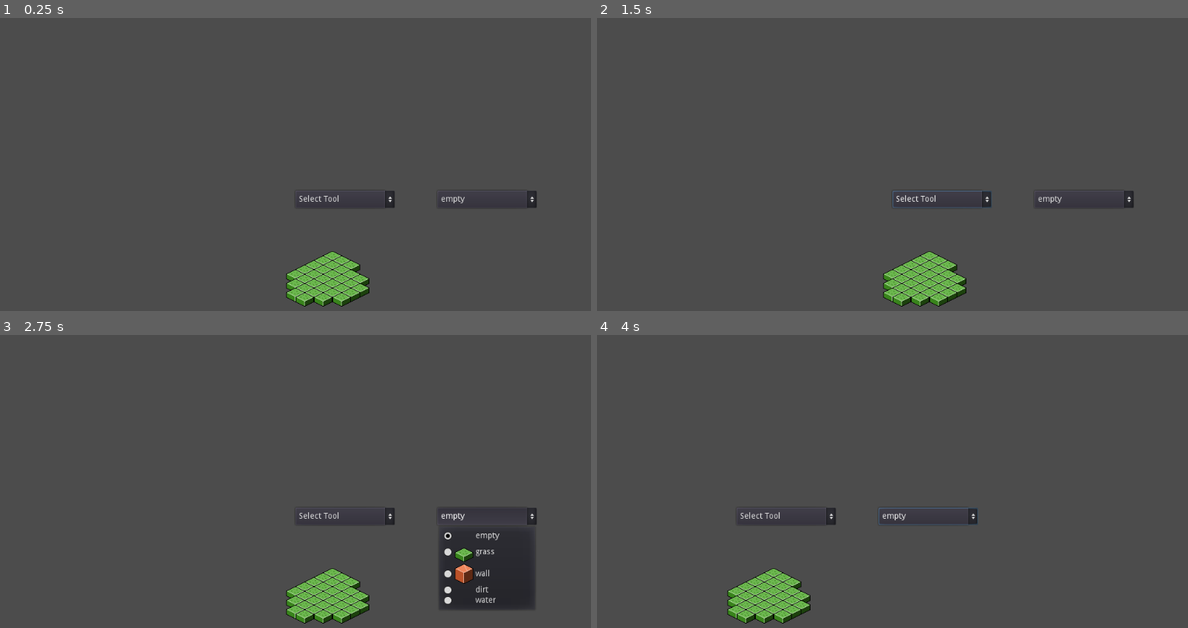
Above: before the commit, frames 1-4 (two rows, left to right).
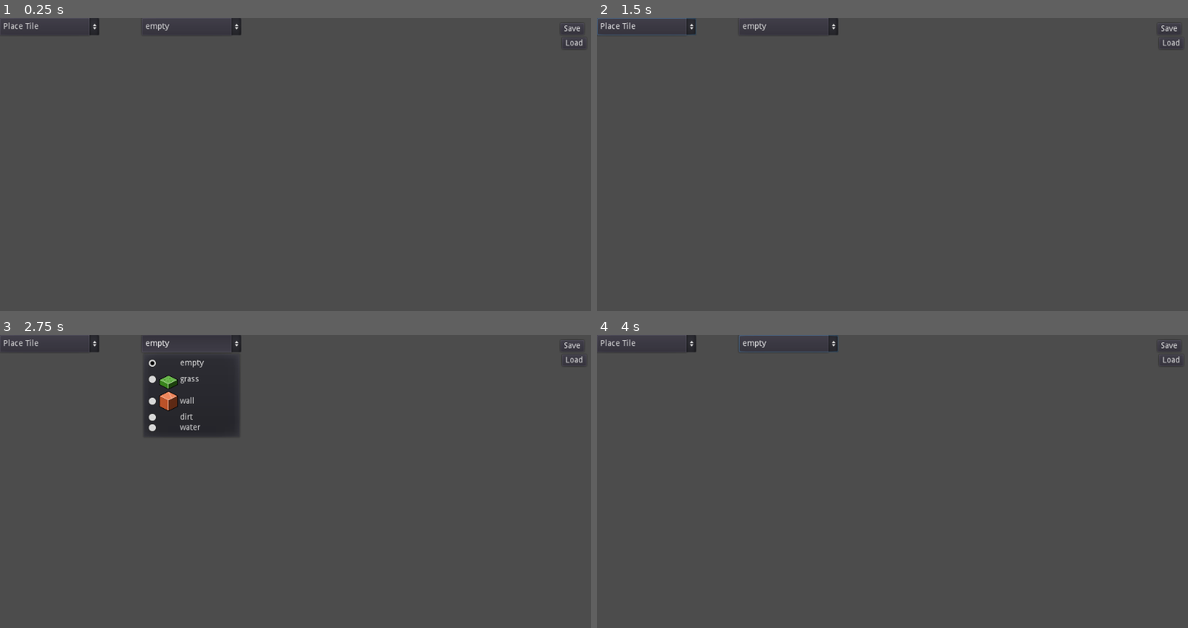
Above: after the commit, the same moments.

Repository: Lerrrtaste/project-minigolf-3
Game: Godot game, scene res://scenes/editor/Editor.tscn
Same seed, same stepped clock (60 frames per second), same inputs: the game is played once before the commit and once after it. This scene is started directly instead of the project's main scene.
Inputs (mouse positions are in pixels of both pictures, inside the frame that each line leads up to):
- Up to frame 1 (0.25 s): no input
- Up to frame 2 (1.5 s): click "Select Tool" (after the commit: "Place Tile") at 0.5 s; click (1170, 29) at 1.25 s, where only the run after the commit has a clickable "Save"
- Up to frame 3 (2.75 s): click "empty" at 2 s
- Up to frame 4 (4 s): click (1170, 361) at 2.75 s, where only the run after the commit has a clickable "Load"; tap Enter at 3.5 s; move the mouse to (1022, 490) at 3.52 s; hold D from 3.53 s (still down); click (1022, 490) at 3.67 s

The runs differ from the first frame. In frame 1, 2.7% of the frame differs, in the area x 0-99%, y 0-99%; in frame 2, 2.7%; in frame 3, 11%; in frame 4, 2.7%.

Commit message:
Editor Tools working; Added Start and Finish map Objects with sprites; Added Cursor in editor for both;

Diff:
--- a/godot_project/objects/map/Map.tscn
+++ b/godot_project/objects/map/Map.tscn
@@ -11,4 +11,3 @@
 tile_set = ExtResource( 2 )
 cell_size = Vector2( 32, 16 )
 format = 1
-tile_data = PoolIntArray( 327689, 0, 0, 327690, 0, 0, 327691, 0, 0, 393225, 0, 0, 393226, 0, 0, 393227, 0, 0, 393228, 0, 0, 393229, 0, 0, 458761, 0, 0, 458762, 0, 0, 458763, 0, 0, 458764, 0, 0, 458765, 0, 0, 458766, 0, 0, 524297, 0, 0, 524298, 0, 0, 524299, 0, 0, 524300, 0, 0, 524301, 0, 0, 524302, 0, 0, 589833, 0, 0, 589834, 0, 0, 589835, 0, 0, 589836, 0, 0, 589837, 0, 0, 589838, 0, 0, 655370, 0, 0, 655371, 0, 0, 655372, 0, 0, 655373, 0, 0, 720907, 0, 0, 720908, 0, 0 )
--- a/godot_project/objects/map/map.gd
+++ b/godot_project/objects/map/map.gd
@@ -4,6 +4,7 @@
 Tile Size
 32*44
 """
+
 const TILE_X = 32
 const TILE_Y = 16
 
@@ -19,6 +20,11 @@
 }
 onready var tilemap = get_node("TileMap")
 
+const OBJECT_DATA = {
+	"start": {"id":0, "scene_path":"res://objects/map_objects/finish/Finish.tscn", "texture_path":"res://objects/map_objects/finish/finish.png"},
+	"finish": {"id":1, "scene_path":"res://objects/map_objects/start/Start.tscn", "texture_path":"res://objects/map_objects/start/start.png"},
+}
+var spawned_objects:Dictionary
 
 func _ready():
 	pass
@@ -27,41 +33,74 @@
 func _process(delta):
 	pass
 
-
-func editor_add_object(world_pos:Vector2,object_id:int):
-	pass
-
-
-func editor_tile_remove(world_pos:Vector2):
-	pass
-
-
-func editor_cursor_show(world_pos:Vector2):
-	pass
-
-
-func editor_cursor_hide(world_pos:Vector2):
-	pass
-
-
 func _unhandled_input(event):
 	if event is InputEventMouse:
 		pass
 
 
+func spawn_map()->void:
+	pass
+
+
+#### Editor Actions
+
+func editor_object_place(world_pos:Vector2,object_id:int):
+	var cell = tilemap.world_to_map(world_pos)
+
+	if spawned_objects.keys().has(cell):
+		return
+
+	var obj
+	for i in OBJECT_DATA:
+		if OBJECT_DATA[i]["id"] == object_id:
+			obj = load(OBJECT_DATA[i]["scene_path"]).instance()
+	var snapped_pos = tilemap.map_to_world(cell)
+	snapped_pos.y -= TILE_Y/2 # center on cell
+	obj.position = snapped_pos
+	add_child(obj)
+	spawned_objects[cell] = obj
+
+
+func editor_object_remove(world_pos:Vector2):
+	var cell = tilemap.world_to_map(world_pos)
+
+	if not spawned_objects.keys().has(cell):
+		return
+
+	var obj = spawned_objects[cell]
+	obj.visible = false
+	obj.set_process(false)
+	obj.queue_free()
+	spawned_objects.erase(cell)
+
+
+func editor_tile_change(world_pos:Vector2, tile_id:int):
+	var cell = tilemap.world_to_map(world_pos)
+	tilemap.set_cell(cell.x,cell.y,tile_id)
+
+
 #### Loading / Saving
 
+func serialize()->String:
+	return ""
 
-
-
+func deserialize()->String:
+	return ""
 
 #### Helper Functions
+
+func get_center_cell_position(world_pos:Vector2)->Vector2:
+	var cell = tilemap.world_to_map(world_pos)
+	var snapped_pos = tilemap.map_to_world(cell)
+	snapped_pos.y -= TILE_Y/2 # center on cell
+	return snapped_pos
 
 func snap_world_to_grid(pos:Vector2)->Vector2:
 	var grid = Vector2()
 	grid.x = floor(pos.x/TILE_X) * TILE_X
 	grid.y = floor(pos.y/TILE_Y) * TILE_Y
 	return grid
+
 
 func cartesian_to_isometric(cart:Vector2)->Vector2:
 	# Cartesian to isometric:
@@ -70,6 +109,7 @@
 	iso.y = (cart.x + cart.y) / 2
 	return iso
 
+
 func isometric_to_cartesion(iso:Vector2)->Vector2:
 	# Isometric to Cartesian:
 	var cart = Vector2()
--- /dev/null
+++ b/godot_project/objects/map_objects/MapObject.tscn
@@ -0,0 +1,6 @@
+[gd_scene load_steps=2 format=2]
+
+[ext_resource path="res://objects/map_objects/map_object.gd" type="Script" id=1]
+
+[node name="MapObject" type="Node2D"]
+script = ExtResource( 1 )
--- /dev/null
+++ b/godot_project/objects/map_objects/finish/Finish.tscn
@@ -0,0 +1,9 @@
+[gd_scene load_steps=3 format=2]
+
+[ext_resource path="res://objects/map_objects/MapObject.tscn" type="PackedScene" id=1]
+[ext_resource path="res://objects/map_objects/finish/finish.png" type="Texture" id=2]
+
+[node name="Finish" instance=ExtResource( 1 )]
+
+[node name="Sprite" type="Sprite" parent="." index="0"]
+texture = ExtResource( 2 )
--- /dev/null
+++ b/godot_project/objects/map_objects/map_object.gd
@@ -0,0 +1,5 @@
+extends Node2D
+
+
+func _ready():
+	pass
--- /dev/null
+++ b/godot_project/objects/map_objects/start/Start.tscn
@@ -0,0 +1,9 @@
+[gd_scene load_steps=3 format=2]
+
+[ext_resource path="res://objects/map_objects/MapObject.tscn" type="PackedScene" id=1]
+[ext_resource path="res://objects/map_objects/start/start.png" type="Texture" id=2]
+
+[node name="Start" instance=ExtResource( 1 )]
+
+[node name="Sprite" type="Sprite" parent="." index="0"]
+texture = ExtResource( 2 )
--- a/godot_project/project.godot
+++ b/godot_project/project.godot
@@ -108,6 +108,10 @@
 Nakama="*res://addons/com.heroiclabs.nakama/Nakama.gd"
 Networker="*res://helpers/networker/Networker.tscn"
 
+[global]
+
+scale=false
+
 [importer_defaults]
 
 texture={
--- a/godot_project/scenes/editor/Editor.tscn
+++ b/godot_project/scenes/editor/Editor.tscn
@@ -1,14 +1,63 @@
 [gd_scene load_steps=5 format=2]
 
 [ext_resource path="res://scenes/editor/editor.gd" type="Script" id=1]
-[ext_resource path="res://objects/map_objects/grass/grass_tileset.png" type="Texture" id=2]
+[ext_resource path="res://objects/map_objects/finish/finish.png" type="Texture" id=2]
 [ext_resource path="res://objects/map/Map.tscn" type="PackedScene" id=3]
 [ext_resource path="res://objects/map/map_tileset.tres" type="TileSet" id=4]
 
 [node name="Editor" type="Node2D"]
 script = ExtResource( 1 )
 
-[node name="SelectTool" type="OptionButton" parent="."]
+[node name="Map" parent="." instance=ExtResource( 3 )]
+
+[node name="TileMapCursor" type="TileMap" parent="Map"]
+modulate = Color( 0.203922, 0.458824, 1, 0.937255 )
+mode = 1
+tile_set = ExtResource( 4 )
+cell_size = Vector2( 32, 16 )
+format = 1
+
+[node name="CameraEditor" type="Camera2D" parent="."]
+current = true
+zoom = Vector2( 0.5, 0.5 )
+
+[node name="SprObjectCursor" type="Sprite" parent="."]
+texture = ExtResource( 2 )
+
+[node name="CanvasLayer" type="CanvasLayer" parent="."]
+
+[node name="UI" type="Control" parent="CanvasLayer"]
+margin_right = 40.0
+margin_bottom = 40.0
+__meta__ = {
+"_edit_use_anchors_": false
+}
+
+[node name="BtnSave" type="Button" parent="CanvasLayer/UI"]
+margin_left = 971.0
+margin_top = 9.0
+margin_right = 1012.0
+margin_bottom = 29.0
+text = "Save"
+__meta__ = {
+"_edit_use_anchors_": false
+}
+
+[node name="BtnLoad" type="Button" parent="CanvasLayer/UI"]
+margin_left = 974.0
+margin_top = 34.0
+margin_right = 1016.0
+margin_bottom = 54.0
+text = "Load"
+__meta__ = {
+"_edit_use_anchors_": false
+}
+
+[node name="FileDialog" type="FileDialog" parent="CanvasLayer/UI"]
+margin_right = 315.0
+margin_bottom = 130.0
+
+[node name="SelectTool" type="OptionButton" parent="CanvasLayer/UI"]
 margin_right = 172.0
 margin_bottom = 30.0
 text = "Select Tool"
@@ -16,7 +65,7 @@
 "_edit_use_anchors_": false
 }
 
-[node name="SelectTile" type="OptionButton" parent="."]
+[node name="SelectTile" type="OptionButton" parent="CanvasLayer/UI"]
 margin_left = 246.0
 margin_right = 418.0
 margin_bottom = 30.0
@@ -25,21 +74,13 @@
 "_edit_use_anchors_": false
 }
 
-[node name="SprGridCursor" type="Sprite" parent="."]
-visible = false
-texture = ExtResource( 2 )
-hframes = 3
-frame = 2
-region_rect = Rect2( 0, 0, 32, 44 )
+[node name="SelectObject" type="OptionButton" parent="CanvasLayer/UI"]
+margin_left = 473.0
+margin_top = 1.0
+margin_right = 645.0
+margin_bottom = 31.0
+__meta__ = {
+"_edit_use_anchors_": false
+}
 
-[node name="Map" parent="." instance=ExtResource( 3 )]
-
-[node name="DebugCamera" type="Camera2D" parent="."]
-current = true
-
-[node name="TileMapCursor" type="TileMap" parent="."]
-modulate = Color( 0.443137, 0.0980392, 0.0980392, 1 )
-mode = 1
-tile_set = ExtResource( 4 )
-cell_size = Vector2( 32, 16 )
-format = 1
+[connection signal="item_selected" from="CanvasLayer/UI/SelectTool" to="." method="_on_SelectTool_item_selected"]
--- /dev/null
+++ b/godot_project/scenes/editor/cursor_tilemap.tres
@@ -0,0 +1,19 @@
+[gd_resource type="TileSet" load_steps=2 format=2]
+
+[ext_resource path="res://scenes/editor/grid_cursor.png" type="Texture" id=1]
+
+[resource]
+0/name = "grid_cursor.png 0"
+0/texture = ExtResource( 1 )
+0/tex_offset = Vector2( 0, -17 )
+0/modulate = Color( 1, 1, 1, 1 )
+0/region = Rect2( 0, 0, 32, 32 )
+0/tile_mode = 0
+0/occluder_offset = Vector2( 0, 0 )
+0/navigation_offset = Vector2( 0, 0 )
+0/shape_offset = Vector2( 0, 0 )
+0/shape_transform = Transform2D( 1, 0, 0, 1, 0, 0 )
+0/shape_one_way = false
+0/shape_one_way_margin = 0.0
+0/shapes = [  ]
+0/z_index = 0
--- a/godot_project/scenes/editor/editor.gd
+++ b/godot_project/scenes/editor/editor.gd
@@ -1,14 +1,28 @@
 extends Node2D
 
-onready var spr_grid_cursor = get_node("SprGridCursor")
 onready var map = get_node("Map")
-onready var select_tile = get_node("SelectTile")
-onready var tilemap_cursor = get_node("TileMapCursor")
-
+onready var select_tile = get_node("CanvasLayer/UI/SelectTile")
+onready var select_tool = get_node("CanvasLayer/UI/SelectTool")
+onready var select_object = get_node("CanvasLayer/UI/SelectObject")
+onready var tilemap_cursor = get_node("Map/TileMapCursor")
+onready var camera_editor = get_node("CameraEditor")
 var show_cursor := true
+onready var spr_object_cursor = get_node("SprObjectCursor")
 var selected_cell := Vector2()
 
+enum Tools {
+	tile_change,
+	object_place,
+	object_remove,
+}
+
+
+
 func _ready():
+	# center camera
+	camera_editor.position = OS.window_size/2
+
+	# populate tile dropdown
 	for i in map.TILE_DATA:
 		var tile_id = map.TILE_DATA[i]["id"] + 1
 		if map.TILE_DATA[i]["texture_path"] != null:
@@ -17,10 +31,23 @@
 		else:
 			select_tile.add_item(i,tile_id)
 
+	# populate object dropdown
+	for i in map.OBJECT_DATA:
+		var object_id = map.OBJECT_DATA[i].id
+		if map.OBJECT_DATA[i]["texture_path"] != null:
+			var icon = load(map.OBJECT_DATA[i]["texture_path"])
+			select_object.add_icon_item(icon,i,object_id)
+		else:
+			select_object.add_item(i,object_id)
+
+	#populate tool dropdown
+	select_tool.add_item("Place Tile",Tools.tile_change)
+	select_tool.add_item("Place Object",Tools.object_place)
+	select_tool.add_item("Remove Object",Tools.object_remove)
+	_on_SelectTool_item_selected(0)
+
 
 func _process(delta):
-	var snapped = map.snap_world_to_grid(get_local_mouse_position())
-	spr_grid_cursor.position = snapped
 
 	var cam_movement := Vector2()
 	var cam_speed = 10
@@ -32,15 +59,29 @@
 		cam_movement.x -= cam_speed
 	if Input.is_key_pressed(KEY_D):
 		cam_movement.x += cam_speed
-	$DebugCamera.position += cam_movement
+	camera_editor.position += cam_movement
 	update()
 
-	if show_cursor:
-		var coord = tilemap_cursor.world_to_map(get_global_mouse_position())
-		if coord != selected_cell:
-			tilemap_cursor.set_cell(selected_cell.x,selected_cell.y,-1)
-			tilemap_cursor.set_cell(coord.x,coord.y,select_tile.selected-1)
-			selected_cell = coord
+
+
+func _unhandled_input(event):
+	if event is InputEventMouse:
+
+		# move cursor
+		if show_cursor:
+			var coord = tilemap_cursor.world_to_map(get_global_mouse_position())
+			if coord != selected_cell:
+				match select_tool.selected:
+					Tools.object_place:
+						spr_object_cursor.position = map.get_center_cell_position(get_global_mouse_position())
+					Tools.tile_change:
+						tilemap_cursor.set_cell(selected_cell.x,selected_cell.y,-1)
+						tilemap_cursor.set_cell(coord.x,coord.y,select_tile.selected-1)
+						selected_cell = coord
+
+		if event.is_pressed():
+			if event.button_mask == BUTTON_LEFT:
+				use_tool()
 
 
 func _draw():
@@ -60,3 +101,30 @@
 #	var mouse = get_local_mouse_position()
 #	var worldpos:Vector2 = (mouse.x / map.TILE_X/2 + mouse.y / map.TILE_Y/2) /2
 #	draw_circle(worldpos,4,ColorN("red"))
+
+
+func use_tool()->void:
+	match select_tool.selected:
+		Tools.tile_change:
+			map.editor_tile_change(get_global_mouse_position(),select_tile.selected-1)
+		Tools.object_place:
+			map.editor_object_place(get_global_mouse_position(),select_object.selected)
+
+
+func _on_SelectTool_item_selected(index):
+	match select_tool.selected:
+		Tools.tile_change:
+			select_tile.visible = true
+			select_object.visible = false
+			spr_object_cursor.visible = false
+			tilemap_cursor.visible = true
+		Tools.object_place:
+			select_tile.visible = false
+			select_object.visible = true
+			tilemap_cursor.visible = false
+			spr_object_cursor.visible = true
+		Tools.object_remove:
+			select_tile.visible = false
+			select_object.visible = false
+			tilemap_cursor.visible = false
+			spr_object_cursor.visible = true
Binary file added: godot_project/objects/map_objects/finish/finish.png
Not shown, changed: godot_project/objects/map_objects/finish/finish.png.import
Binary file removed: godot_project/objects/map_objects/grass/grass_tileset.png
Binary file added: godot_project/objects/map_objects/start/start.png
Not shown, added: godot_project/objects/map_objects/start/start.png.import
Binary file removed: godot_project/objects/map_objects/wall/wall_tileset.png
Binary file added: godot_project/scenes/editor/grid_cursor.png
Not shown, changed: godot_project/scenes/editor/grid_cursor.png.import
Not shown, added: raw_assets/course/grid_cursor.png
Not shown, added: raw_assets/course/map_objects/finish.aseprite
Not shown, added: raw_assets/course/map_objects/start.aseprite
